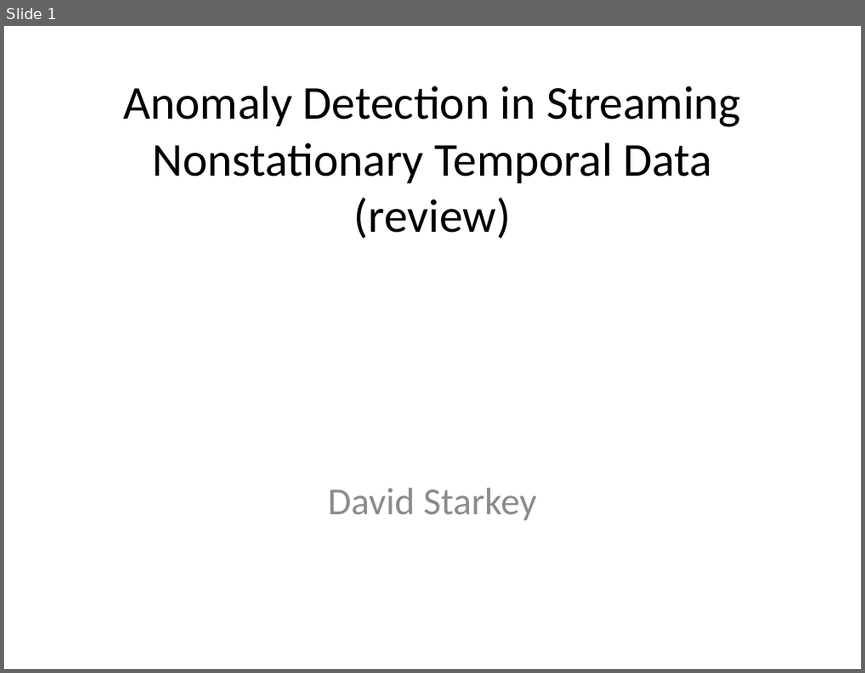
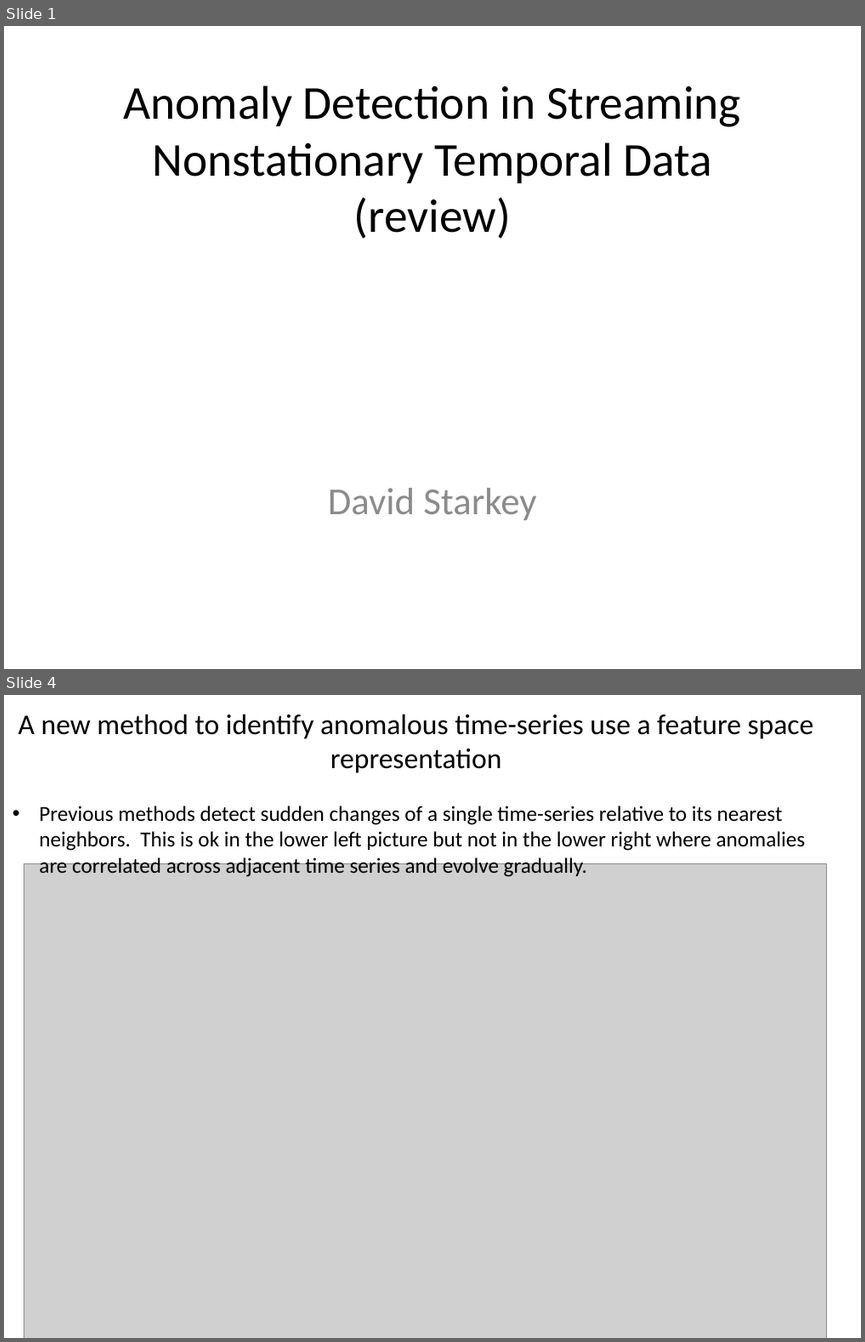
Before and after one commit to drds1/projects, a slide deck: outlier_detection/presentation_outlier_rejection.pptx. Shown one above the other, each under a label of ours: slide 1 before the commit, slides 1 and 4 after it; the slides between them are not shown. The pictures are 865x673 and 865x1342 pixels, drawn with LibreOffice and Linux fonts; fonts in the diff are those of the drawing; grey boxes stand for pictures. Boxes give left, top, right and bottom in pixels: in the first picture for what was removed or moved away, otherwise in the second. Text is boxed around its words. In the diff, an @@ line names an element or a change of style, - is before the commit and + after.

Commit message:
updated anomaly detection non stationarity

```diff
--- a/outlier_detection/presentation_outlier_rejection.pptx
+++ b/outlier_detection/presentation_outlier_rejection.pptx
@@ slide 4 added at bbox=[4, 695, 861, 1338], background #FFFFFF @@
@@ text added at bbox=[18, 714, 814, 877], 18 pt, text #000000 @@
+A new method to identify anomalous time-series use a feature space representation
+• Previous methods detect sudden changes of a single time-series relative to its nearest neighbors. This is ok in the lower left picture but not in the lower right where anomalies are correlated across adjacent time series and evolve gradually.
@@ picture added at bbox=[24, 864, 826, 1338] @@
```
Also in this commit, not shown: 8 other slides added, 2 slides removed, 4 other files.
